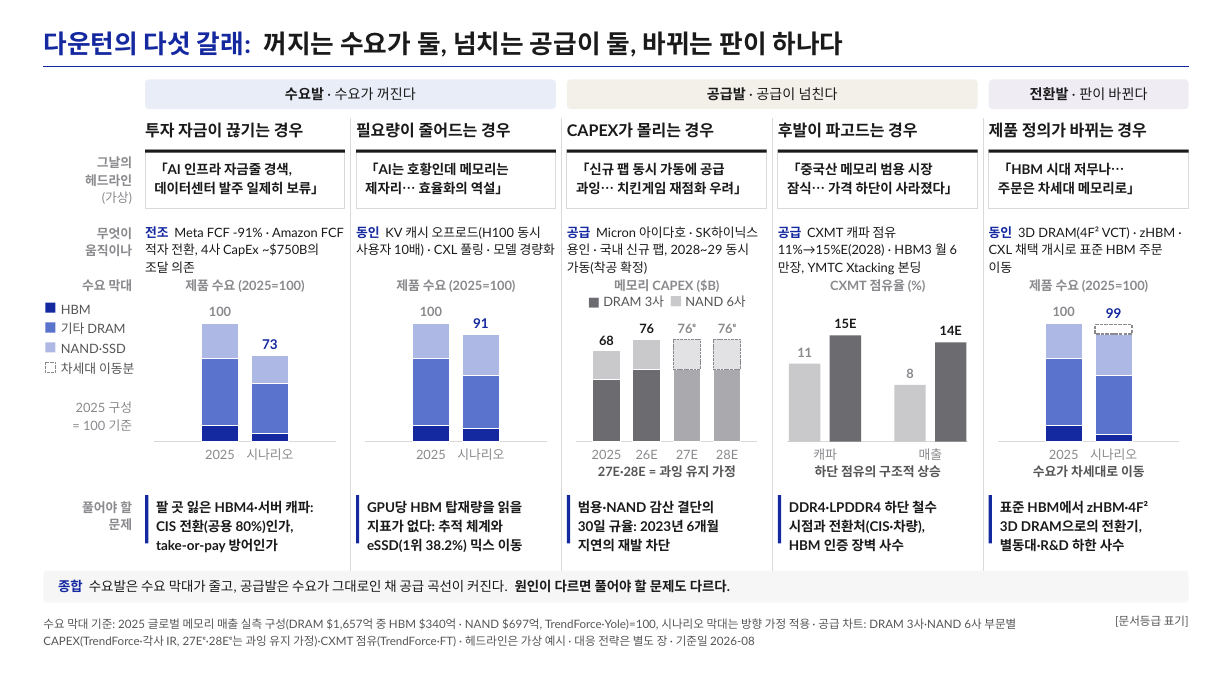
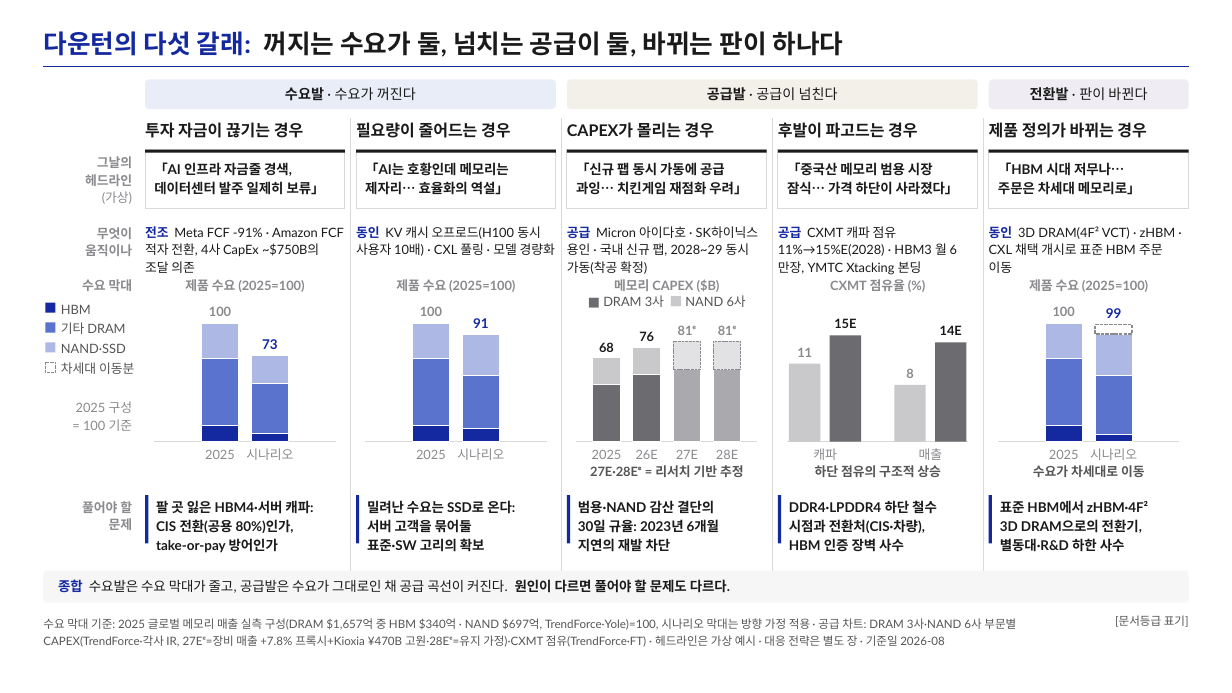
Before and after one commit to k31001/action-learning, a slide deck: slide 1 of outputs/presentation/downturn-scenario-impact.pptx. Drawn at 1232x693 pixels with LibreOffice and Linux fonts; fonts in the diff are those of the drawing. Boxes give left, top, right and bottom in pixels: in the first picture for what was removed or moved away, otherwise in the second. Text is boxed around its words. In the diff, an @@ line names an element or a change of style, - is before the commit and + after.

```diff
--- a/outputs/presentation/downturn-scenario-impact.pptx
+++ b/outputs/presentation/downturn-scenario-impact.pptx
@@ text "76" moved from (x1=639, y1=323, x2=654, y2=333) to (x1=639, y1=331, x2=654, y2=341) @@
@@ text at (x1=678, y1=326, x2=697, y2=335): text changed @@
-76ᵉ
+81ᵉ
@@ text at (x1=718, y1=325, x2=737, y2=335): text changed @@
-76ᵉ
+81ᵉ
@@ text "68" moved from (x1=599, y1=335, x2=614, y2=345) to (x1=599, y1=342, x2=614, y2=352) @@
@@ rectangle moved from (x1=592, y1=351, x2=620, y2=380) to (x1=592, y1=358, x2=620, y2=384) @@
@@ rectangle moved from (x1=633, y1=339, x2=661, y2=369) to (x1=633, y1=348, x2=661, y2=375) @@
@@ rectangle resized from (x1=592, y1=379, x2=620, y2=442) to (x1=592, y1=384, x2=620, y2=442) @@
@@ rectangle resized from (x1=633, y1=369, x2=661, y2=442) to (x1=633, y1=375, x2=661, y2=442) @@
@@ text at (x1=590, y1=465, x2=744, y2=477): text changed @@
-27E·28E = 과잉 유지 가정
+27E·28Eᵉ = 리서치 기반 추정
@@ text at (x1=367, y1=500, x2=515, y2=552): text changed @@
-GPU당 HBM 탑재량을 읽을
-지표가 없다: 추적 체계와
-eSSD(1위 38.2%) 믹스 이동
+밀려난 수요는 SSD로 온다:
+서버 고객을 묶어둘
+표준·SW 고리의 확보
@@ text at (x1=43, y1=618, x2=1016, y2=647): text changed @@
-수요 막대 기준: 2025 글로벌 메모리 매출 실측 구성(DRAM $1,657억 중 HBM $340억 · NAND $697억, TrendForce·Yole)=100, 시나리오 막대는 방향 가정 적용 · 공급 차트: DRAM 3사·NAND 6사 부문별 CAPEX(TrendForce·각사 IR, 27Eᵉ·28Eᵉ는 과잉 유지 가정)·CXMT 점유(TrendForce·FT) · 헤드라인은 가상 예시 · 대응 전략은 별도 장 · 기준일 2026-08
+수요 막대 기준: 2025 글로벌 메모리 매출 실측 구성(DRAM $1,657억 중 HBM $340억 · NAND $697억, TrendForce·Yole)=100, 시나리오 막대는 방향 가정 적용 · 공급 차트: DRAM 3사·NAND 6사 부문별 CAPEX(TrendForce·각사 IR, 27Eᵉ=장비 매출 +7.8% 프록시+Kioxia ¥470B 고원·28Eᵉ=유지 가정)·CXMT 점유(TrendForce·FT) · 헤드라인은 가상 예시 · 대응 전략은 별도 장 · 기준일 2026-08
```
Also in this commit, not shown: 6 other files.
